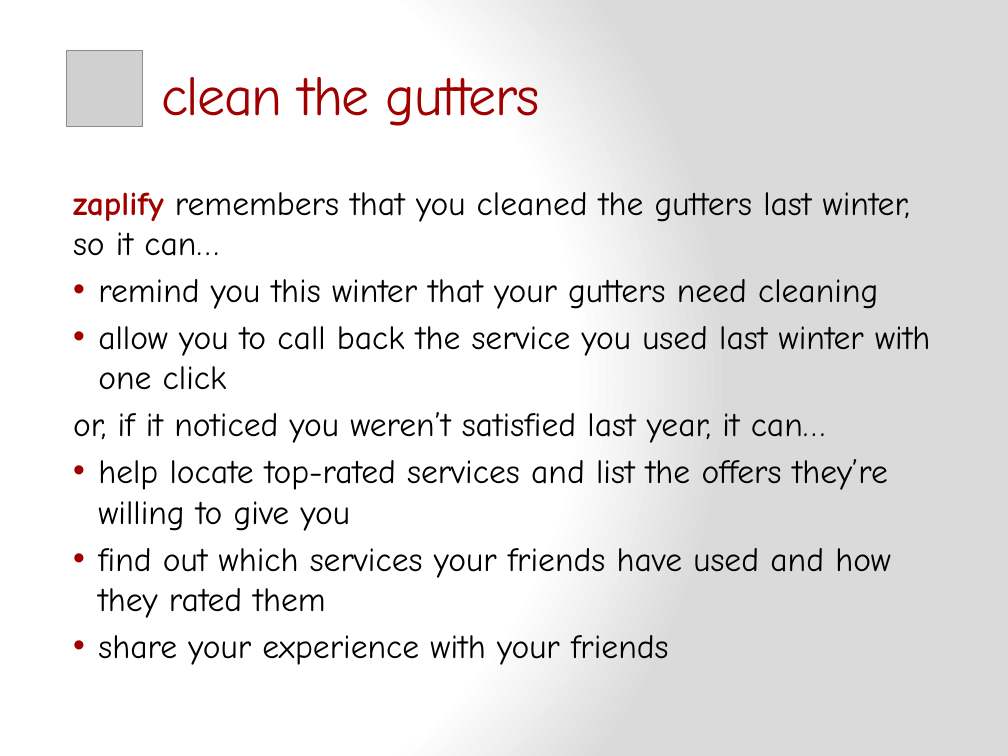
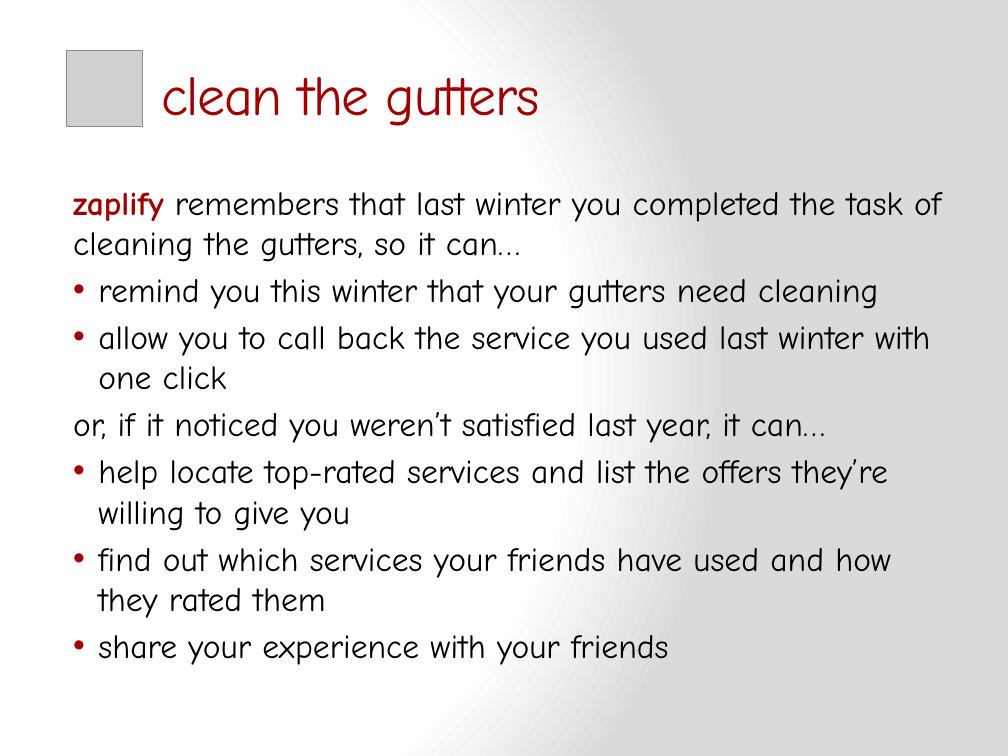
Before and after one commit to ogazitt/TaskStore, a slide deck: slide 11 of Docs/vision/zaplify consumer video 4.pptx. Drawn at 1008x756 pixels with LibreOffice and Linux fonts; fonts in the diff are those of the drawing; grey boxes stand for pictures. Boxes give left, top, right and bottom in pixels: in the first picture for what was removed or moved away, otherwise in the second. Text is boxed around its words. In the diff, an @@ line names an element or a change of style, - is before the commit and + after.

```diff
--- a/Docs/vision/zaplify consumer video 4.pptx
+++ b/Docs/vision/zaplify consumer video 4.pptx
@@ text at <box>73,192,941,262</box>: text changed @@
-zaplify remembers that you cleaned the gutters last winter, so it can…
+zaplify remembers that last winter you completed the task of cleaning the gutters, so it can…
```
Also in this commit, not shown: 3 other files.
